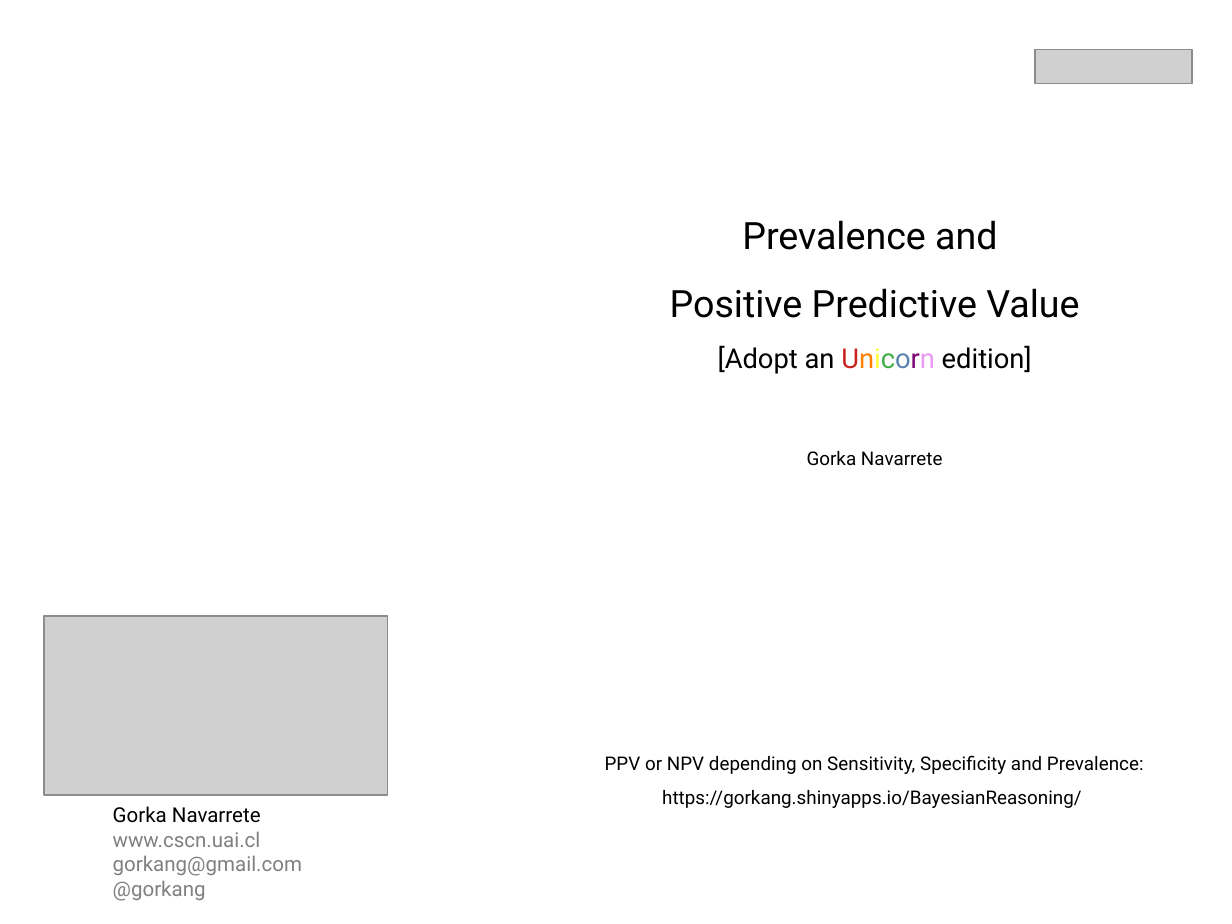
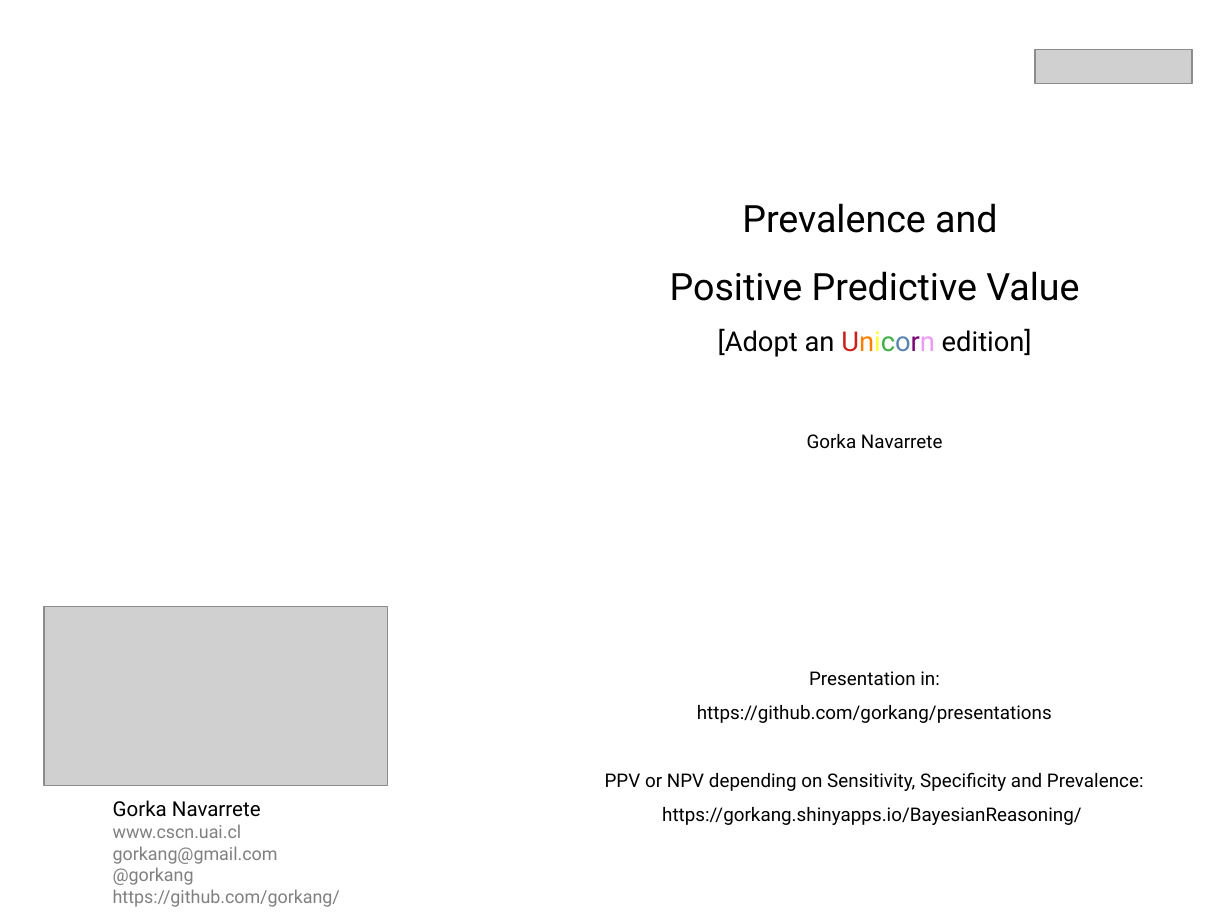
Before and after one commit to gorkang/presentations, a slide deck: slide 22 of docs/Prevalence-PPV.odp. Drawn at 1232x924 pixels with LibreOffice and Linux fonts; fonts in the diff are those of the drawing; grey boxes stand for pictures. Boxes give left, top, right and bottom in pixels: in the first picture for what was removed or moved away, otherwise in the second. Text is boxed around its words. In the diff, an @@ line names an element or a change of style, - is before the commit and + after.

```diff
--- a/docs/Prevalence-PPV.odp
+++ b/docs/Prevalence-PPV.odp
@@ picture: place and size @@
-picture at (44,616,388,795)
+picture at (44,606,388,785)
@@ text at (697,671,1052,723): paragraphs added @@
+Presentation in:
+https://github.com/gorkang/presentations
@@ text at (113,824,278,885): size 12 to 10.5 pt in "www.cscn.uai.cl", "gorkang@gmail.com", "@gorkang" @@
@@ text at (113,889,340,907): paragraph added @@
+https://github.com/gorkang/
```
Also in this commit, not shown: 1 other slide changed, 1 other file.
